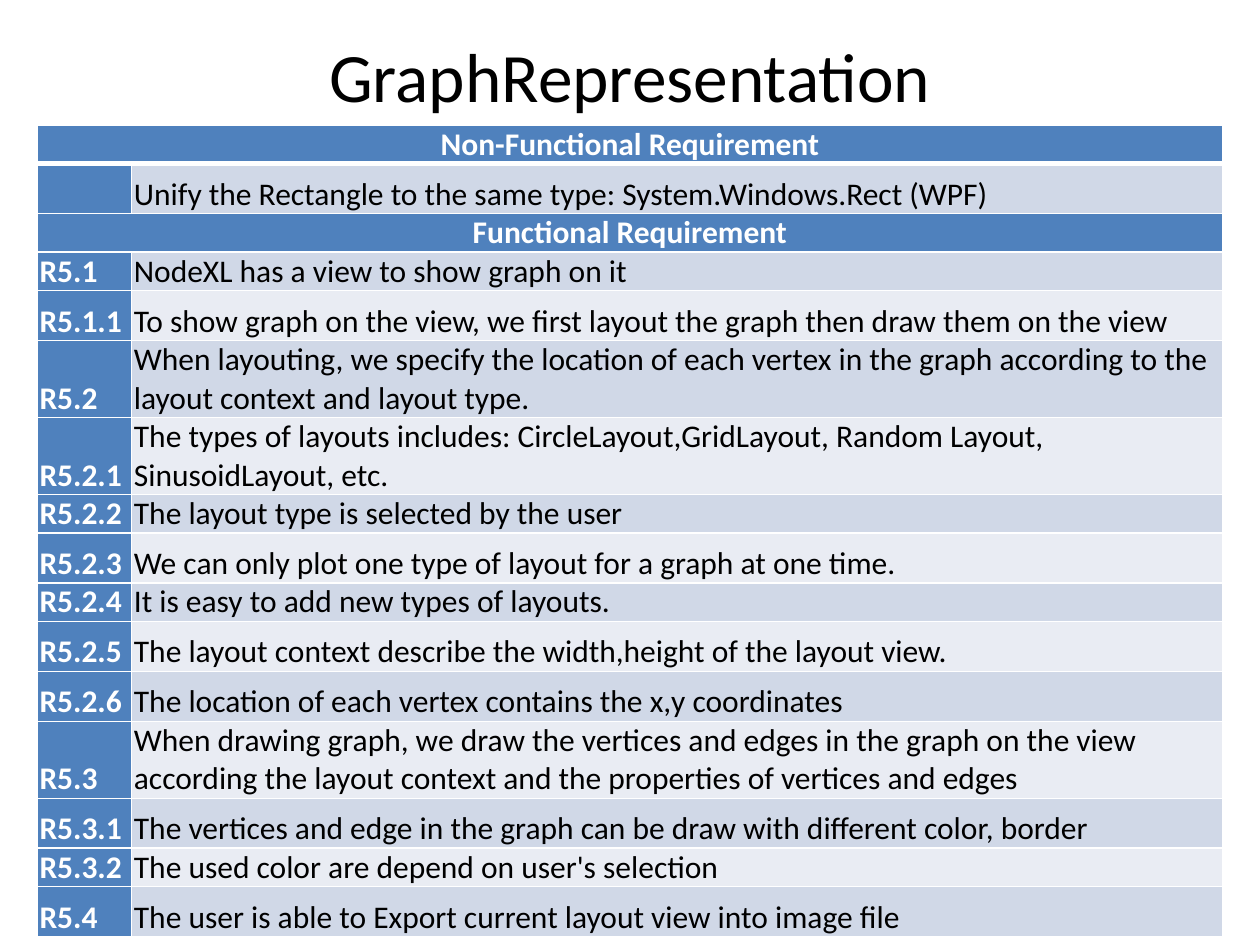
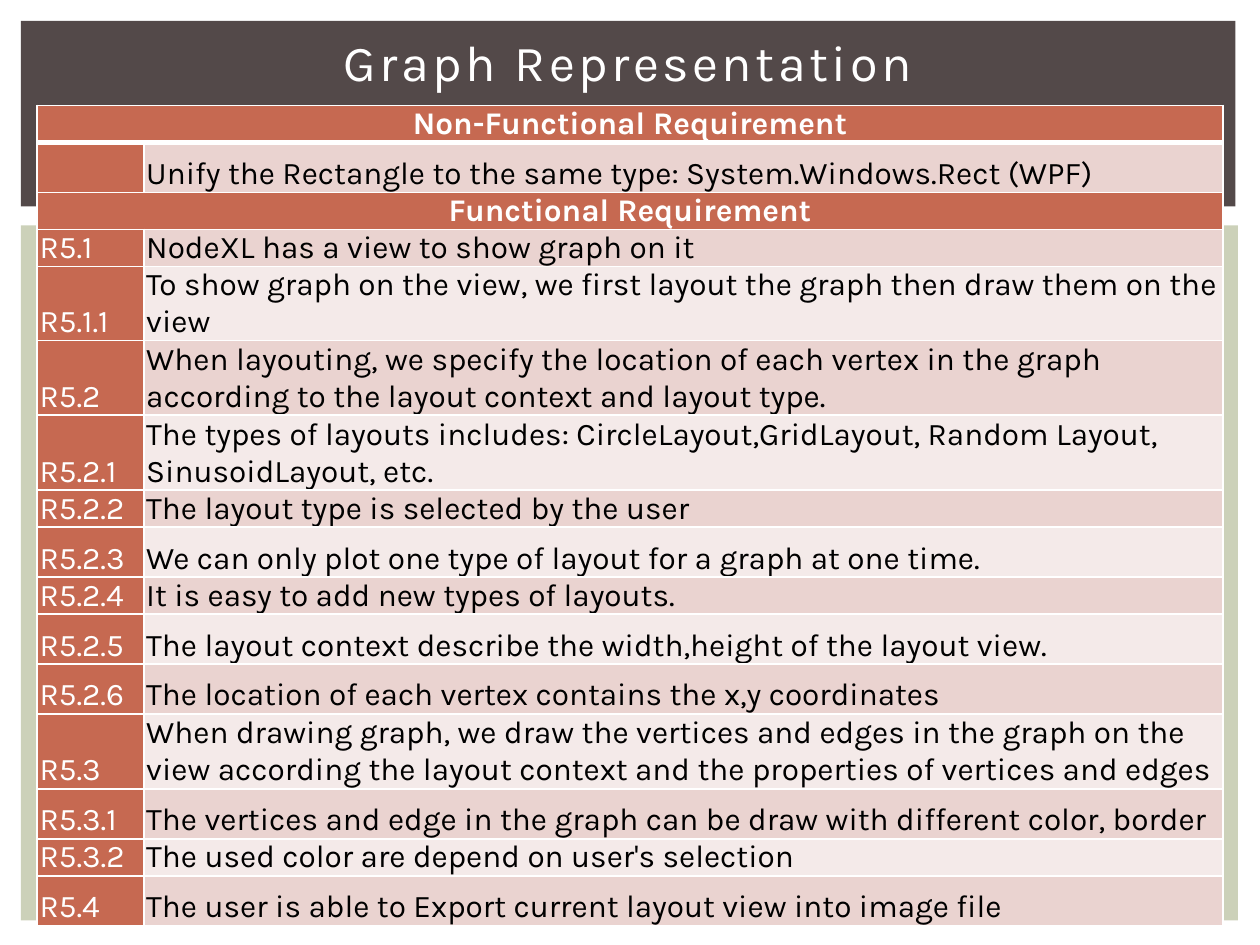
Before and after one commit to 2014-sed-team3/term-project, a slide deck: slide 7 of project/report/report.pptx. Drawn at 1260x945 pixels with LibreOffice and Linux fonts; fonts in the diff are those of the drawing. Boxes give left, top, right and bottom in pixels: in the first picture for what was removed or moved away, otherwise in the second. Text is boxed around its words. In the diff, an @@ line names an element or a change of style, - is before the commit and + after.

```diff
--- a/project/report/report.pptx
+++ b/project/report/report.pptx
@@ rectangle added at (21, 21, 1236, 207), fill #534949 @@
@@ title at (344, 46, 912, 93): text changed; size 39.6 to 28.8 pt; font Calibri to Karla; text colour #000000 to #FFFFFF @@
-GraphRepresentation
+Graph Representation
@@ table at (37, 106, 1222, 935) @@
@@ fill #4F81BD to #C66951 in 16 cells @@
@@ fill #D0D8E8 to #EAD4D0 in 8 cells @@
@@ fill #E9EDF4 to #F5EBE9 in 6 cells @@
@@ font Calibri to Karla @@
@@ bold off in "R5.1", "R5.1.1", "R5.2", "R5.2.1" and 9 more places @@
@@ table: place and size @@
-table at (37, 125, 1222, 938)
+table at (37, 106, 1222, 935)
@@ rectangle added at (21, 226, 1239, 921), fill #CCD1B9 @@
```
Also in this commit, not shown: 26 other slides changed, 2 slides added, 2 slides removed, 1 other file.
